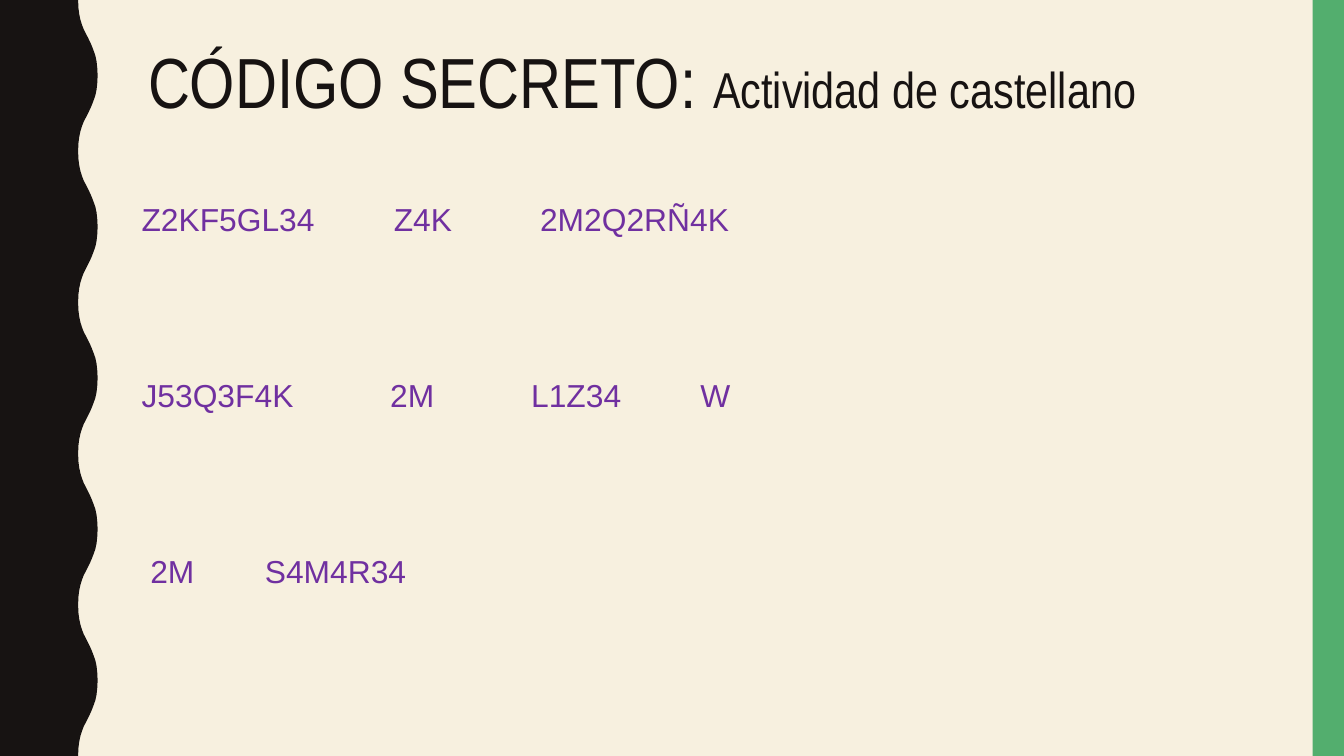
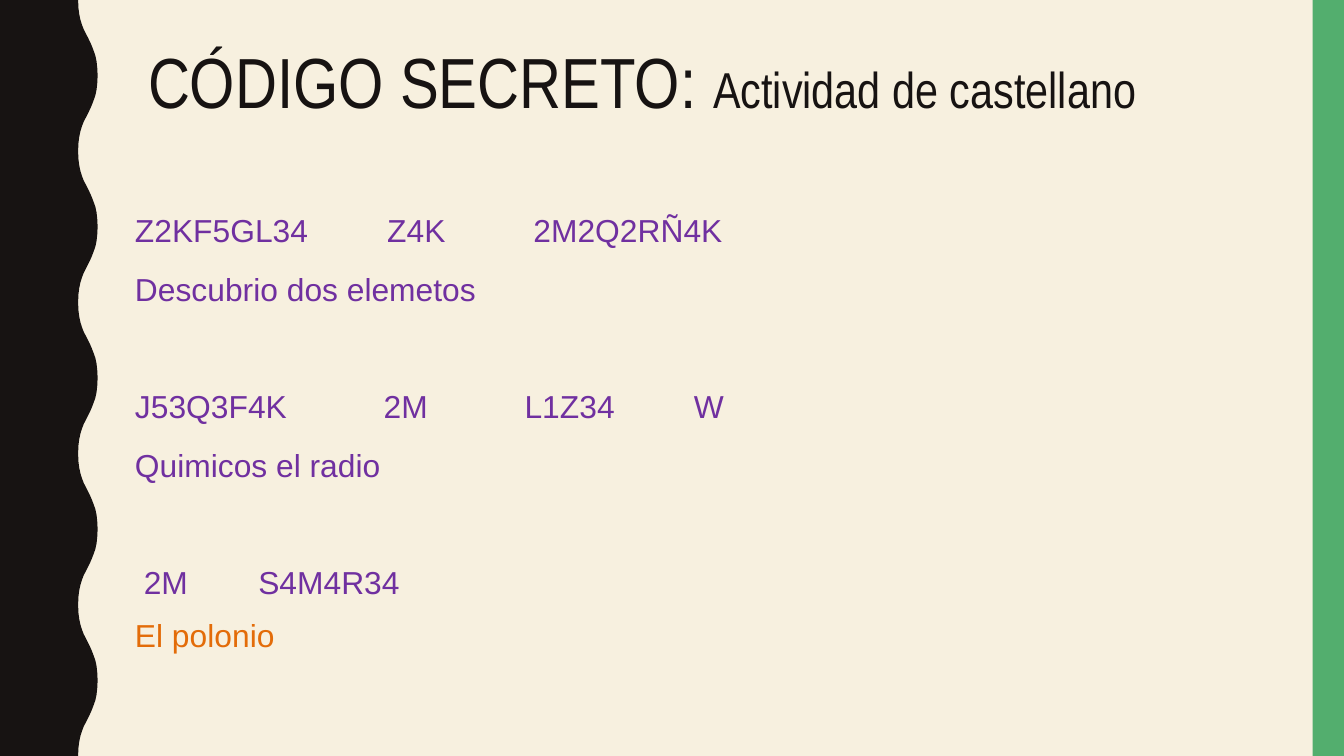
Before and after one commit to 360kbcn/Deures, a slide deck: slide 31 of 25-29-5-2020/Marc Rios 3a setmana Experiments.pptx. Drawn at 1344x756 pixels with LibreOffice and Linux fonts; fonts in the diff are those of the drawing. Boxes give left, top, right and bottom in pixels: in the first picture for what was removed or moved away, otherwise in the second. Text is boxed around its words. In the diff, an @@ line names an element or a change of style, - is before the commit and + after.

```diff
--- a/25-29-5-2020/Marc Rios 3a setmana Experiments.pptx
+++ b/25-29-5-2020/Marc Rios 3a setmana Experiments.pptx
@@ text "Z2KF5GL34 Z4K 2M2Q2RÑ4K": place and size @@
-text "Z2KF5GL34 Z4K 2M2Q2RÑ4K" at box(142, 206, 729, 584)
+text "Z2KF5GL34 Z4K 2M2Q2RÑ4K" at box(135, 217, 722, 653)
@@ text at box(135, 278, 476, 302): paragraph added @@
+Descubrio dos elemetos
@@ text at box(135, 454, 381, 483): paragraph added @@
+Quimicos el radio
@@ text at box(135, 624, 274, 653): paragraph added @@
+El polonio
```
Also in this commit, not shown: 5 other slides changed, 1 slide added, 1 slide removed, 4 other files.
